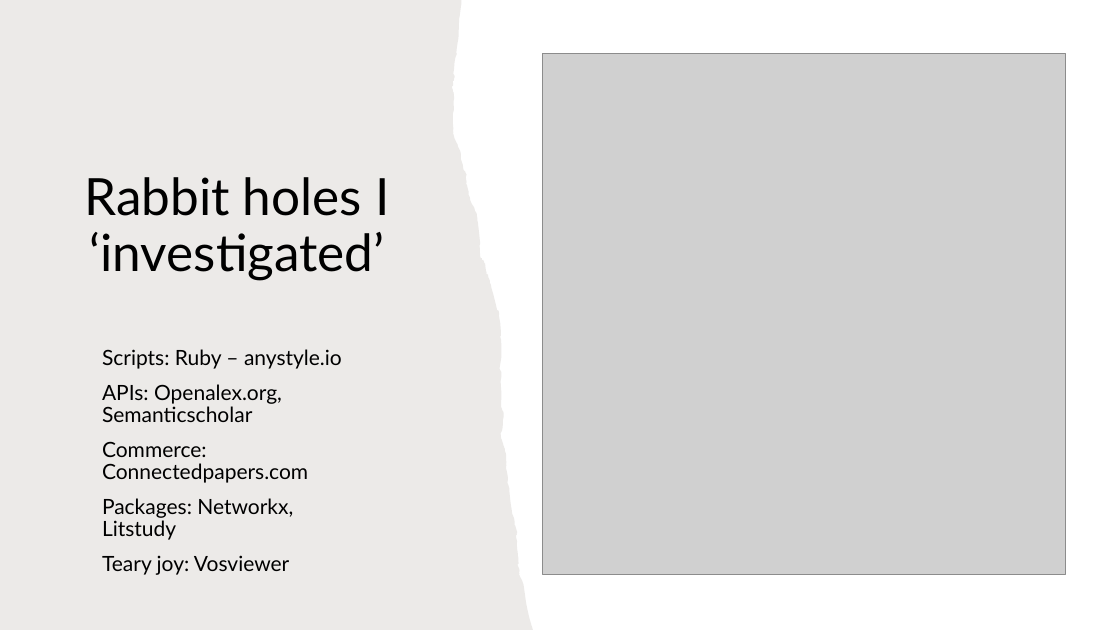
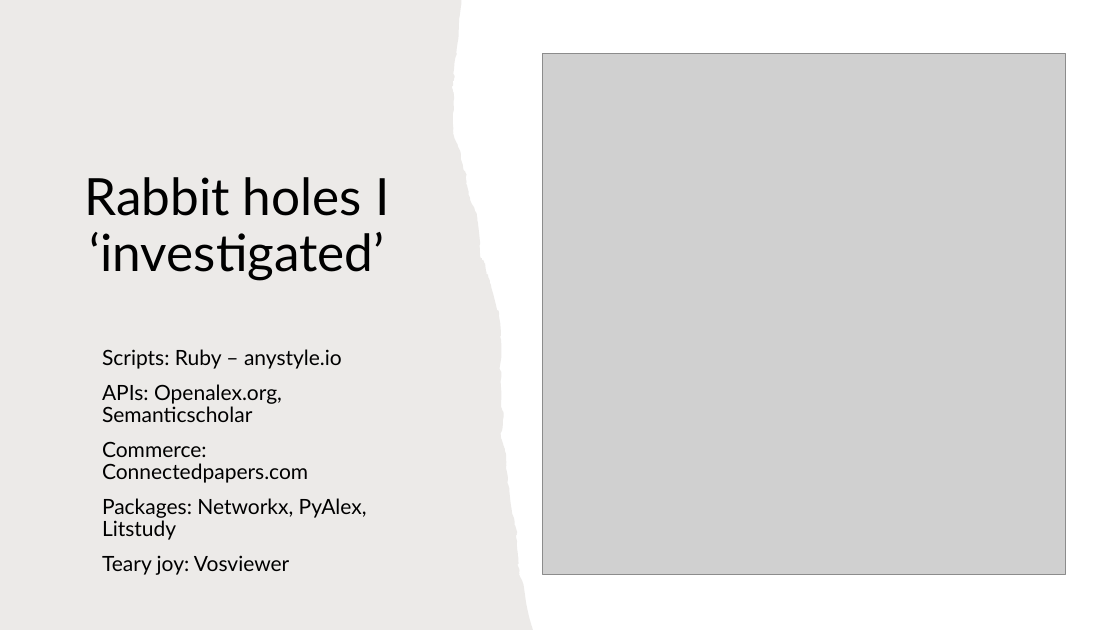
Before and after one commit to darrengarside/DAML_FinalProject, a slide deck: slide 3 of Final project prompt slides.pptx. Drawn at 1120x630 pixels with LibreOffice and Linux fonts; fonts in the diff are those of the drawing; grey boxes stand for pictures. Boxes give left, top, right and bottom in pixels: in the first picture for what was removed or moved away, otherwise in the second. Text is boxed around its words. In the diff, an @@ line names an element or a change of style, - is before the commit and + after.

```diff
--- a/Final project prompt slides.pptx
+++ b/Final project prompt slides.pptx
@@ text at (x1=102, y1=498, x2=367, y2=540): text changed @@
-Packages: Networkx, Litstudy
+Packages: Networkx, PyAlex, Litstudy
```
Also in this commit, not shown: 1 other slide changed, 6 slides added, 1 slide removed.
